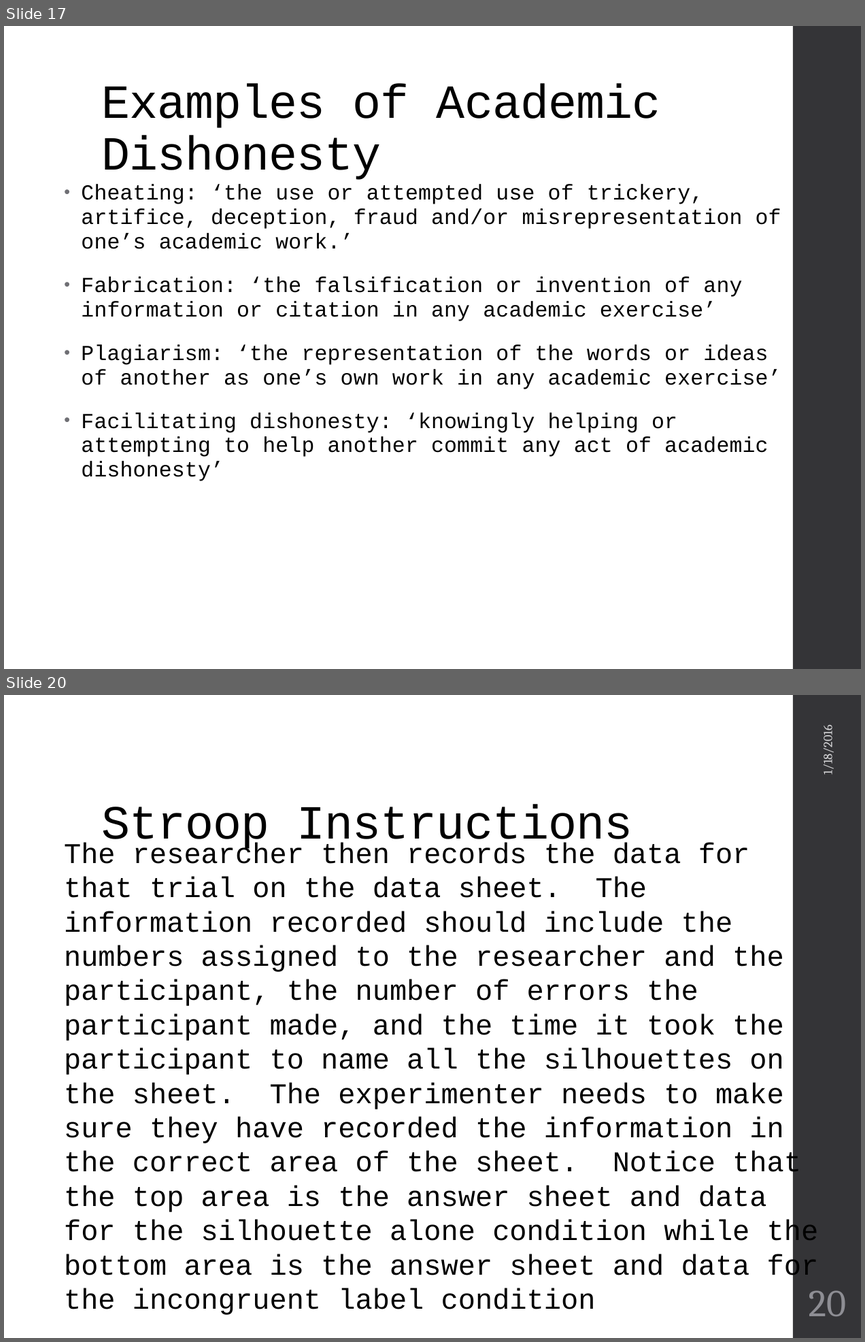
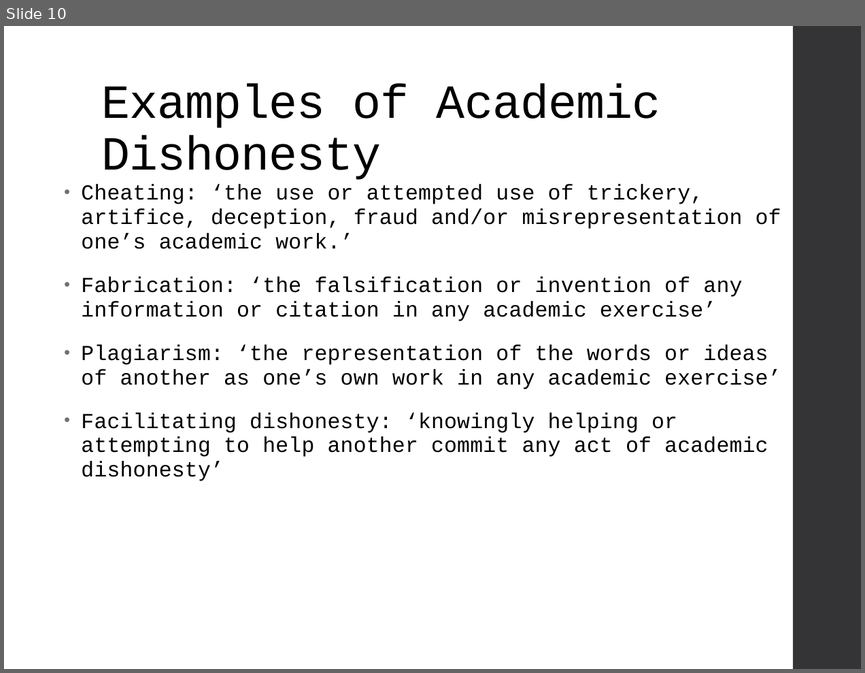
Before and after one commit to psadil/psych241, a slide deck: slides/lab1_21jan2016/lab1_21jan2016.pptx. Shown one above the other, each under a label of ours: slides 17 and 20 before the commit, slide 10 after it; the slides between them are not shown. The pictures are 865x1342 and 865x673 pixels, drawn with LibreOffice and Linux fonts; fonts in the diff are those of the drawing. Boxes give left, top, right and bottom in pixels: in the first picture for what was removed or moved away, otherwise in the second. Text is boxed around its words. In the diff, an @@ line names an element or a change of style, - is before the commit and + after.

```diff
--- a/slides/lab1_21jan2016/lab1_21jan2016.pptx
+++ b/slides/lab1_21jan2016/lab1_21jan2016.pptx
@@ slide 20 removed at (x1=4, y1=695, x2=861, y2=1338), background #FFFFFF; not listed: 1 template element that a slide beside it also shows @@
@@ text removed at (x1=819, y1=730, x2=835, y2=773) @@
-1/18/2016
@@ title removed at (x1=101, y1=804, x2=633, y2=851) @@
-Stroop Instructions
@@ text removed at (x1=64, y1=842, x2=819, y2=1314) @@
-The researcher then records the data for that trial on the data sheet. The information recorded should include the numbers assigned to the researcher and the participant, the number of errors the participant made, and the time it took the participant to name all the silhouettes on the sheet. The experimenter needs to make sure they have recorded the information in the correct area of the sheet. Notice that the top area is the answer sheet and data for the silhouette alone condition while the bottom area is the answer sheet and data for the incongruent label condition
@@ page number removed at (x1=808, y1=1290, x2=846, y2=1316) @@
-20
@@ what was slide 17 is now slide 10 @@
```
Also in this commit, not shown: 6 slides changed, 1 slide added, 11 other slides removed, 3 other files.
